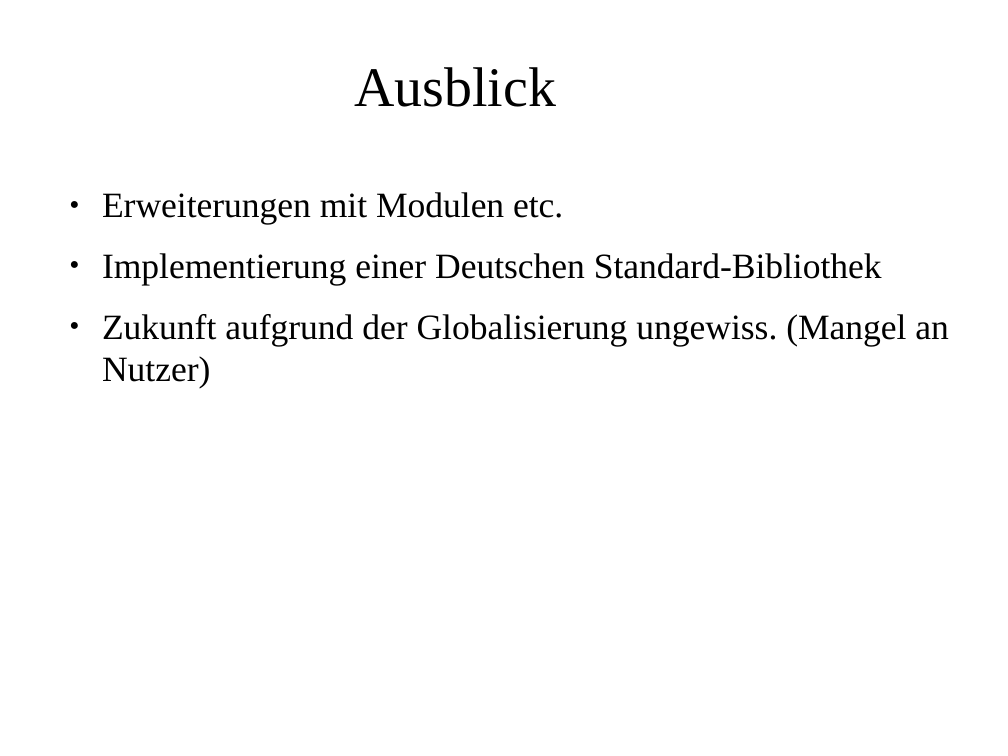
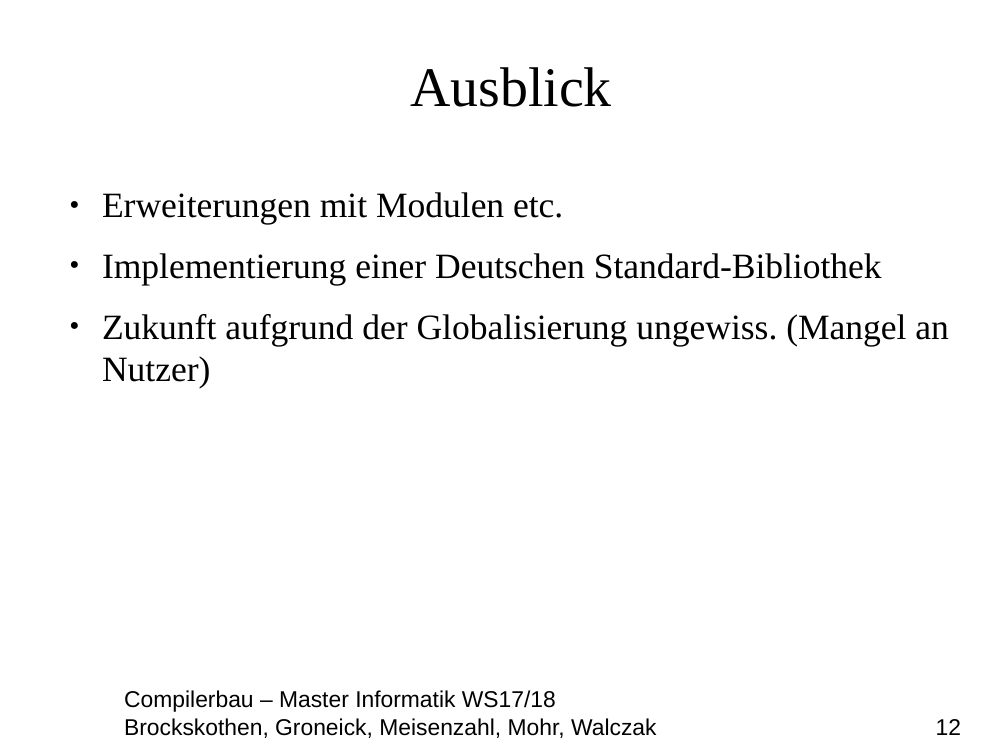
Before and after one commit to MasterInformatikHsBochum/Eine-deutsche-Praesentation, a slide deck: slide 12 of Präsentation.odp. Drawn at 1008x756 pixels with LibreOffice and Linux fonts; fonts in the diff are those of the drawing; background and template pictures are left out. Boxes give left, top, right and bottom in pixels: in the first picture for what was removed or moved away, otherwise in the second. Text is boxed around its words. In the diff, an @@ line names an element or a change of style, - is before the commit and + after.

```diff
--- a/Präsentation.odp
+++ b/Präsentation.odp
@@ title "Ausblick": place and size @@
-title "Ausblick" at <box>354,67,556,107</box>
+title "Ausblick" at <box>410,67,612,107</box>
@@ text added at <box>124,690,961,738</box>, 18 pt, text #000000 @@
+Compilerbau – Master Informatik WS17/18
+Brockskothen, Groneick, Meisenzahl, Mohr, Walczak 12
```
Also in this commit, not shown: 11 other slides changed, 1 other file.
